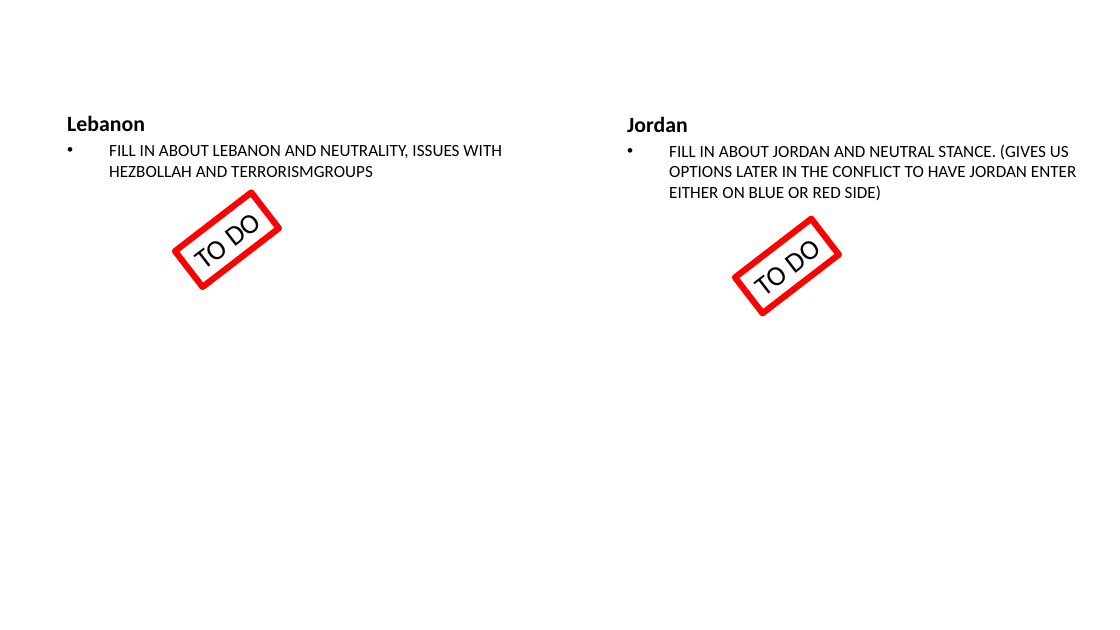
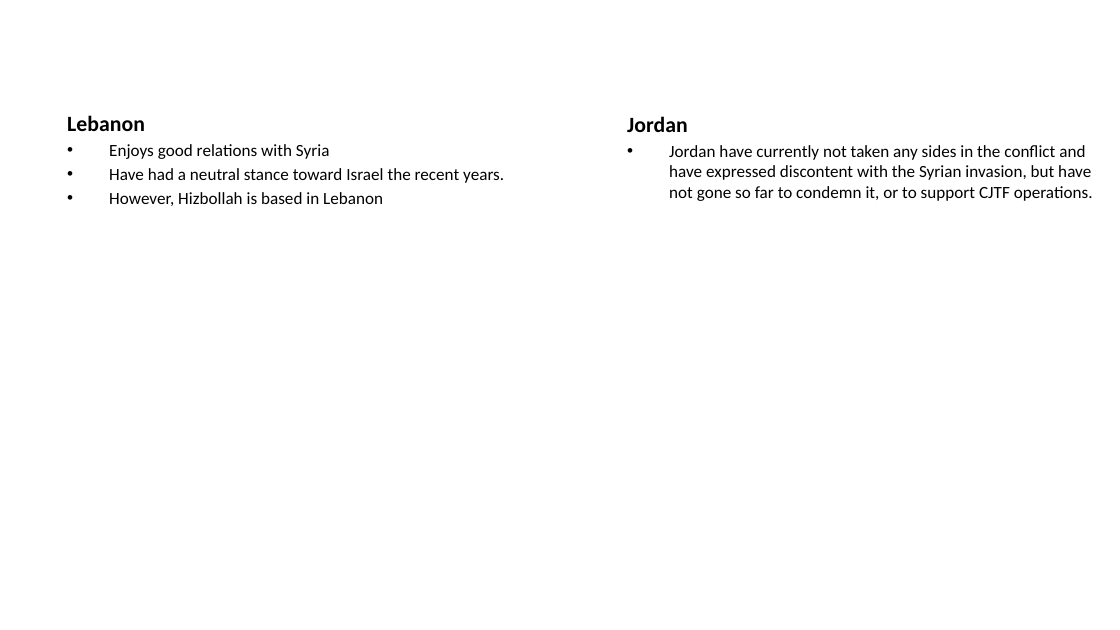
Before and after one commit to 132nd-vWing/OPAR-Brief, a slide deck: slide 8 of UNDER DEVELOPMENT/132nd OP ACTIVE RESOLVE Introduction Brief.pptx (slide 11 before the commit). Drawn at 1120x630 pixels with LibreOffice and Linux fonts; fonts in the diff are those of the drawing; background and template pictures are left out. Boxes give left, top, right and bottom in pixels: in the first picture for what was removed or moved away, otherwise in the second. Text is boxed around its words. In the diff, an @@ line names an element or a change of style, - is before the commit and + after.

```diff
--- a/UNDER DEVELOPMENT/132nd OP ACTIVE RESOLVE Introduction Brief.pptx
+++ b/UNDER DEVELOPMENT/132nd OP ACTIVE RESOLVE Introduction Brief.pptx
@@ text at (x1=109, y1=144, x2=504, y2=206): text changed @@
-• FILL IN ABOUT LEBANON AND NEUTRALITY, ISSUES WITH HEZBOLLAH AND TERRORISMGROUPS
+• Enjoys good relations with Syria
+• Have had a neutral stance toward Israel the recent years.
+• However, Hizbollah is based in Lebanon
@@ text at (x1=669, y1=145, x2=1093, y2=201): text changed @@
-• FILL IN ABOUT JORDAN AND NEUTRAL STANCE. (GIVES US OPTIONS LATER IN THE CONFLICT TO HAVE JORDAN ENTER EITHER ON BLUE OR RED SIDE)
+• Jordan have currently not taken any sides in the conflict and have expressed discontent with the Syrian invasion, but have not gone so far to condemn it, or to support CJTF operations.
@@ rectangle removed at (x1=176, y1=193, x2=279, y2=287) @@
-TO DO
@@ rectangle removed at (x1=736, y1=218, x2=839, y2=313) @@
-TO DO
```
Also in this commit, not shown: 18 other slides changed, 4 slides removed, 1 other file.
